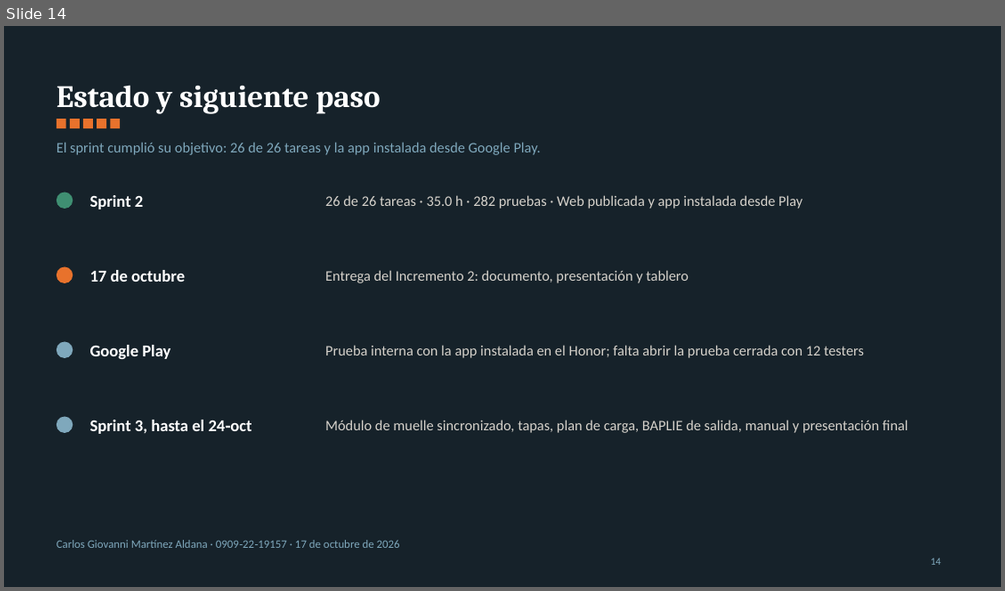
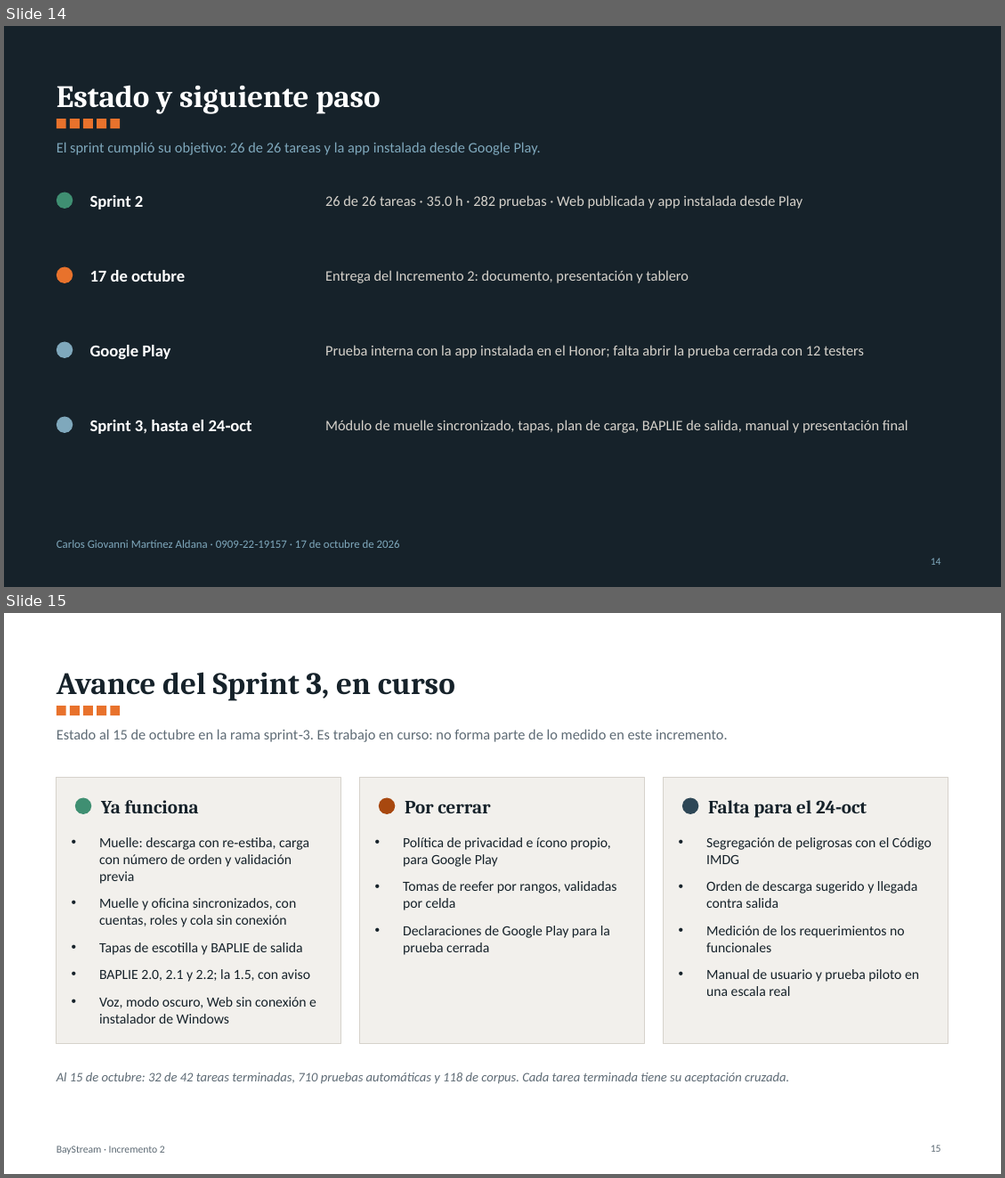
Before and after one commit to YovaWarrior/Proyecto-BayStream, a slide deck: docs/BayStream_Incremento2_Presentacion.pptx. Shown one above the other, each under a label of ours: slide 14 before the commit, slides 14 and 15 after it. The pictures are 1005x591 and 1005x1178 pixels, drawn with LibreOffice and Linux fonts; fonts in the diff are those of the drawing. Boxes give left, top, right and bottom in pixels: in the first picture for what was removed or moved away, otherwise in the second. Text is boxed around its words. In the diff, an @@ line names an element or a change of style, - is before the commit and + after.

```diff
--- a/docs/BayStream_Incremento2_Presentacion.pptx
+++ b/docs/BayStream_Incremento2_Presentacion.pptx
@@ slide 15 added at box(4, 613, 1001, 1174), background #FFFFFF @@
@@ title added at box(57, 672, 455, 701), 30 pt, text #16222A, bold @@
+Avance del Sprint 3, en curso
@@ rectangle added at box(57, 706, 66, 715), fill #E8722C @@
@@ rectangle added at box(70, 706, 80, 715), fill #E8722C @@
@@ rectangle added at box(83, 706, 93, 715), fill #E8722C @@
@@ rectangle added at box(97, 706, 106, 715), fill #E8722C @@
@@ rectangle added at box(110, 706, 120, 715), fill #E8722C @@
@@ text added at box(57, 729, 728, 742), 14 pt, text #5E6B75 @@
+Estado al 15 de octubre en la rama sprint‑3. Es trabajo en curso: no forma parte de lo medido en este incremento.
@@ rectangle added at box(57, 778, 341, 1043), fill #F2F0EC, outline #D6D2CB 0.75 pt @@
@@ ellipse added at box(75, 798, 91, 814), fill #3F8F72 @@
@@ rectangle added at box(360, 778, 645, 1043), fill #F2F0EC, outline #D6D2CB 0.75 pt @@
@@ ellipse added at box(379, 798, 395, 814), fill #A8480F @@
@@ rectangle added at box(663, 778, 948, 1043), fill #F2F0EC, outline #D6D2CB 0.75 pt @@
@@ ellipse added at box(682, 798, 699, 814), fill #2E4756 @@
@@ text added at box(101, 800, 199, 813), 18 pt, text #16222A, bold @@
+Ya funciona
@@ text added at box(404, 801, 490, 813), 18 pt, text #16222A, bold @@
+Por cerrar
@@ text added at box(708, 800, 866, 818), 18 pt, text #16222A, bold @@
+Falta para el 24‑oct
@@ text added at box(99, 837, 316, 1023), 13.5 pt, text #16222A @@
+• Muelle: descarga con re‑estiba, carga con número de orden y validación previa
+• Muelle y oficina sincronizados, con cuentas, roles y cola sin conexión
+• Tapas de escotilla y BAPLIE de salida
+• BAPLIE 2.0, 2.1 y 2.2; la 1.5, con aviso
+• Voz, modo oscuro, Web sin conexión e instalador de Windows
@@ text added at box(403, 837, 616, 955), 13.5 pt, text #16222A @@
+• Política de privacidad e ícono propio, para Google Play
+• Tomas de reefer por rangos, validadas por celda
+• Declaraciones de Google Play para la prueba cerrada
@@ text added at box(706, 837, 931, 996), 13.5 pt, text #16222A @@
+• Segregación de peligrosas con el Código IMDG
+• Orden de descarga sugerido y llegada contra salida
+• Medición de los requerimientos no funcionales
+• Manual de usuario y prueba piloto en una escala real
@@ text added at box(57, 1072, 789, 1084), 12.5 pt, text #5E6B75, italic @@
+Al 15 de octubre: 32 de 42 tareas terminadas, 710 pruebas automáticas y 118 de corpus. Cada tarea terminada tiene su aceptación cruzada.
@@ text added at box(57, 1145, 165, 1154), 10 pt, text #5E6B75 @@
+BayStream · Incremento 2
@@ page number added at box(930, 1144, 941, 1151), 10 pt, text #5E6B75 @@
+15
```
Also in this commit, not shown: 1 slide changed, 2 other files.
